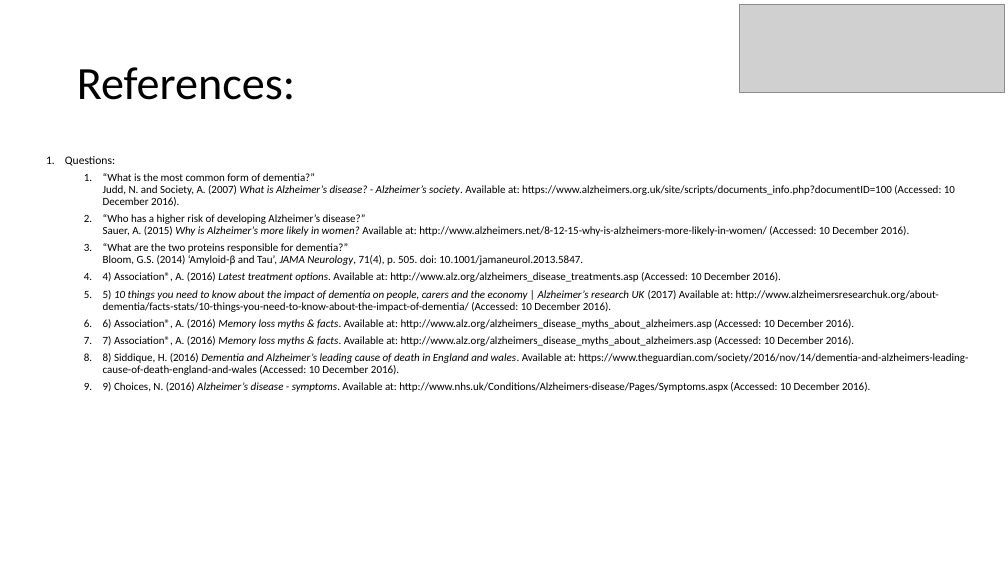
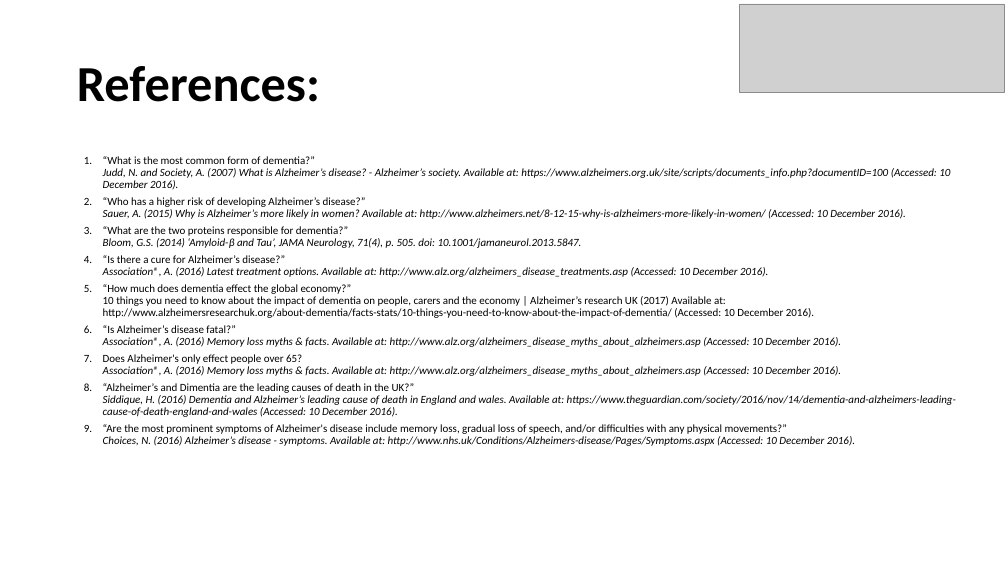
Before and after one commit to Ldn2016/team-11, a slide deck: slide 10 of _presentation/Team 11 Presentation.pptx (slide 8 before the commit). Drawn at 1008x567 pixels with LibreOffice and Linux fonts; fonts in the diff are those of the drawing; grey boxes stand for pictures. Boxes give left, top, right and bottom in pixels: in the first picture for what was removed or moved away, otherwise in the second. Text is boxed around its words. In the diff, an @@ line names an element or a change of style, - is before the commit and + after.

```diff
--- a/_presentation/Team 11 Presentation.pptx
+++ b/_presentation/Team 11 Presentation.pptx
@@ title "References:" at (77, 66, 320, 102): size 44 to 48 pt, bold on @@
@@ text at (65, 156, 115, 166): paragraph removed @@
-1. Questions:
@@ text at (103, 156, 950, 248): italic on in "Judd, N. and Society, A. (2007) society. ...", "Sauer, A. (2015) Available at: http://www.alzheimers.net/8-1 ...", "Bloom, G.S. (2014) ‘Amyloid-β and Tau’, Neurology, ..." @@
@@ text at (103, 255, 956, 446): text changed; italic on @@
-  4. 4) Association®, A. (2016) Latest treatment options. Available at: http://www.alz.org/alzheimers_disease_treatments.asp (Accessed: 10 December 2016).
-  5. 5) 10 things you need to know about the impact of dementia on people, carers and the economy | Alzheimer’s research UK (2017) Available at: http://www.alzheimersresearchuk.org/about-dementia/facts-stats/10-things-you-need-to-know-about-the-impact-of-dementia/ (Accessed: 10 December 2016).
-  6. 6) Association®, A. (2016) Memory loss myths & facts. Available at: http://www.alz.org/alzheimers_disease_myths_about_alzheimers.asp (Accessed: 10 December 2016).
-  7. 7) Association®, A. (2016) Memory loss myths & facts. Available at: http://www.alz.org/alzheimers_disease_myths_about_alzheimers.asp (Accessed: 10 December 2016).
-  8. 8) Siddique, H. (2016) Dementia and Alzheimer’s leading cause of death in England and wales. Available at: https://www.theguardian.com/society/2016/nov/14/dementia-and-alzheimers-leading-cause-of-death-england-and-wales (Accessed: 10 December 2016).
-  9. 9) Choices, N. (2016) Alzheimer’s disease - symptoms. Available at: http://www.nhs.uk/Conditions/Alzheimers-disease/Pages/Symptoms.aspx (Accessed: 10 December 2016).
+  4. “Is there a cure for Alzheimer’s disease?”
+     Association®, A. (2016) Latest treatment options. Available at: http://www.alz.org/alzheimers_disease_treatments.asp (Accessed: 10 December 2016).
+  5. “How much does dementia effect the global economy?”
+     10 things you need to know about the impact of dementia on people, carers and the economy | Alzheimer’s research UK (2017) Available at: http://www.alzheimersresearchuk.org/about-dementia/facts-stats/10-things-you-need-to-know-about-the-impact-of-dementia/ (Accessed: 10 December 2016).
+  6. “Is Alzheimer’s disease fatal?”
+     Association®, A. (2016) Memory loss myths & facts. Available at: http://www.alz.org/alzheimers_disease_myths_about_alzheimers.asp (Accessed: 10 December 2016).
+  7. Does Alzheimer's only effect people over 65?
+     Association®, A. (2016) Memory loss myths & facts. Available at: http://www.alz.org/alzheimers_disease_myths_about_alzheimers.asp (Accessed: 10 December 2016).
+  8. “Alzheimer’s and Dimentia are the leading causes of death in the UK?”
+     Siddique, H. (2016) Dementia and Alzheimer’s leading cause of death in England and wales. Available at: https://www.theguardian.com/society/2016/nov/14/dementia-and-alzheimers-leading-cause-of-death-england-and-wales (Accessed: 10 December 2016).
+  9. “Are the most prominent symptoms of Alzheimer's disease include memory loss, gradual loss of speech, and/or difficulties with any physical movements?”
+     Choices, N. (2016) Alzheimer’s disease - symptoms. Available at: http://www.nhs.uk/Conditions/Alzheimers-disease/Pages/Symptoms.aspx (Accessed: 10 December 2016).
```
Also in this commit, not shown: 3 other slides changed, 3 slides added.
